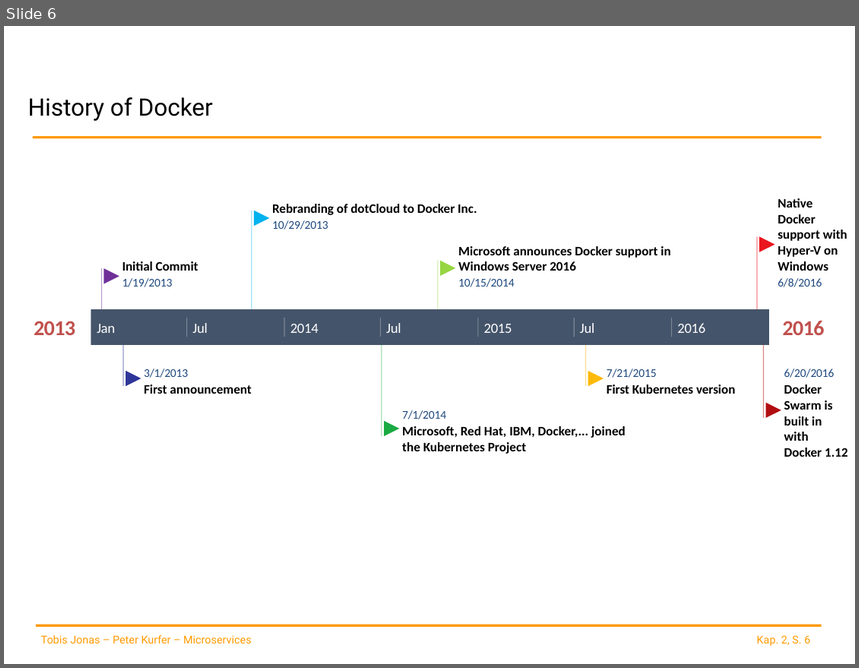
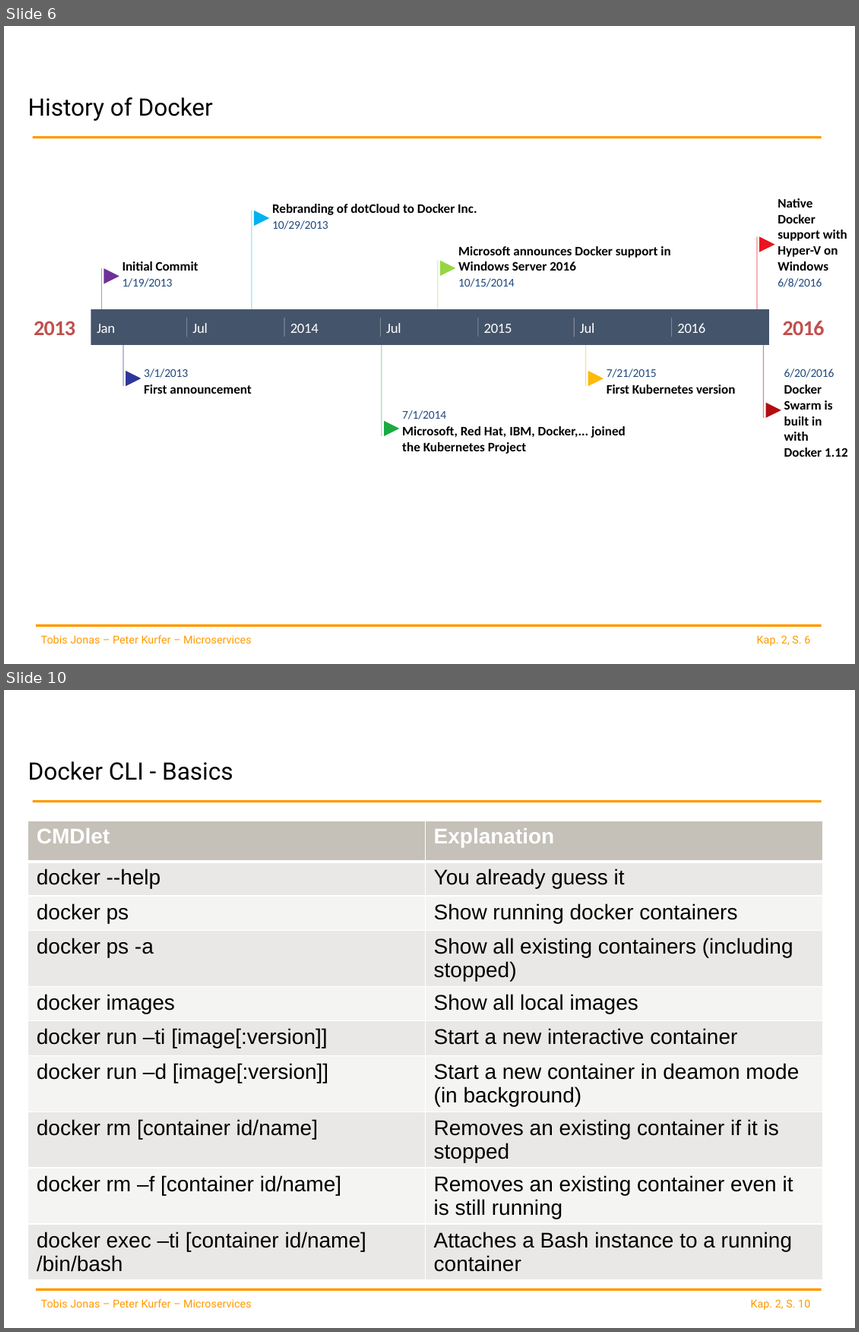
Before and after one commit to spoeck/Lectures, a slide deck: 02-Container-and-Provisioning/ContainerProvisioning.pptx. Shown one above the other, each under a label of ours: slide 6 before the commit, slides 6 and 10 after it; the slides between them are not shown. The pictures are 859x668 and 859x1332 pixels, drawn with LibreOffice and Linux fonts; fonts in the diff are those of the drawing; background and template pictures are left out. Boxes give left, top, right and bottom in pixels: in the first picture for what was removed or moved away, otherwise in the second. Text is boxed around its words. In the diff, an @@ line names an element or a change of style, - is before the commit and + after.

```diff
--- a/02-Container-and-Provisioning/ContainerProvisioning.pptx
+++ b/02-Container-and-Provisioning/ContainerProvisioning.pptx
@@ slide 10 added at [4,690,855,1328], background #FFFFFF; not listed: 4 template elements that a slide beside it also shows @@
@@ title added at [28,761,233,780], 20.3 pt, text #000000 @@
+Docker CLI - Basics
@@ table added at [28,820,823,1277], 10 rows, 2 columns @@
+CMDlet | Explanation
+docker --help | You already guess it
+docker ps | Show running docker containers
+docker ps -a | Show all existing containers (including stopped)
+docker images | Show all local images
+docker run –ti [image[:version]] | Start a new interactive container
+docker run –d [image[:version]] | Start a new container in deamon mode (in background)
+docker rm [container id/name] | Removes an existing container if it is stopped
+docker rm –f [container id/name] | Removes an existing container even it is still running
+docker exec –ti [container id/name] /bin/bash | Attaches a Bash instance to a running container
```
Also in this commit, not shown: 1 slide changed, 5 other slides added.
